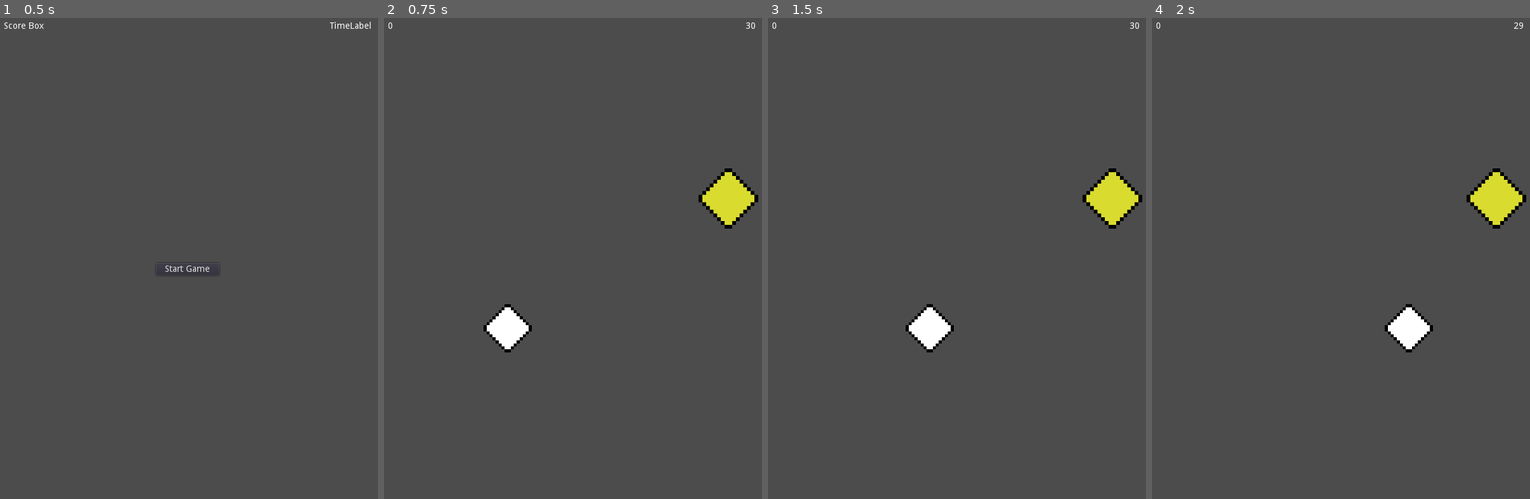
Above: before the commit, frames 1-4 (left to right).
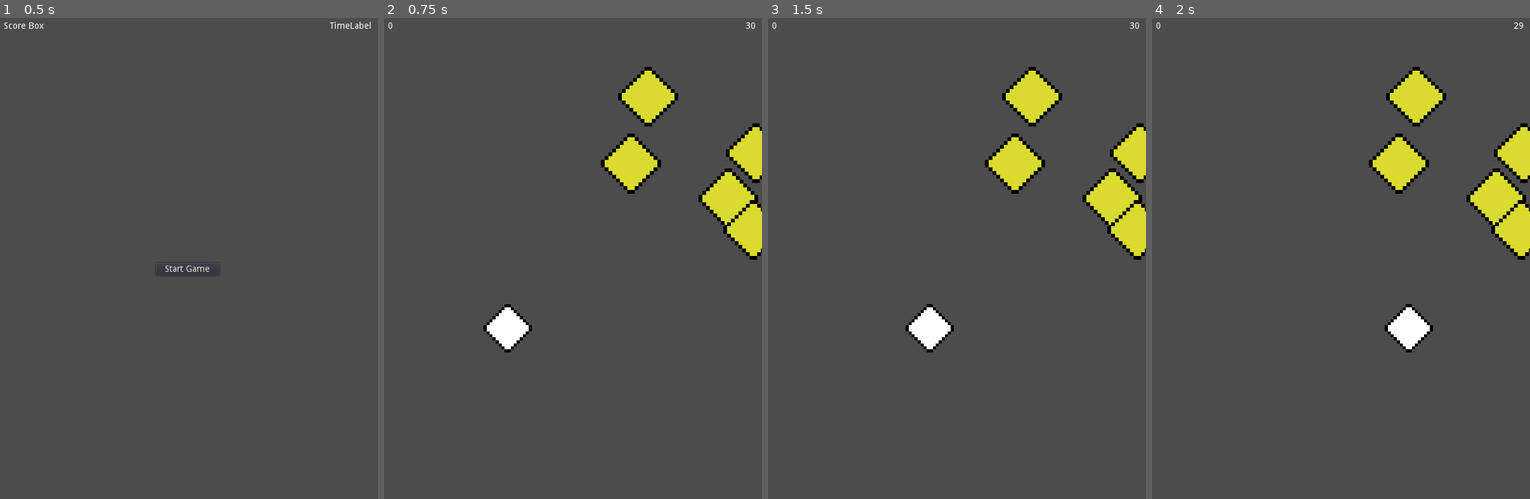
Above: after the commit, the same moments.

Repository: TateKennington/Godot-Game-Dev
Game: Godot game, scene res://Main.tscn
Two runs of this game, one before a commit and one after it. Both use one fixed random seed, a clock stepped at 60 frames per second and the inputs below.
Inputs:
- Up to frame 1 (0.5 s): no input
- Up to frame 2 (0.75 s): click "Start Game" at 0.5 s
- Up to frame 3 (1.5 s): tap Enter at 1.25 s; hold Right (ui_right) from 1.28 s (still down)
- Up to frame 4 (2 s): keep holding Right (ui_right)

Frame 1 is identical in both runs. In frame 2, 3.8% of the frame differs, in the area x 57-100%, y 10-51%; in frame 3, 3.8%; in frame 4, 3.8%.

Commit message:
Changed coin spawns, added level progression

Diff:
--- a/CoinDash/HUD.gd
+++ b/CoinDash/HUD.gd
@@ -28,7 +28,6 @@
 	emit_signal("game_start")
 	pass
 
-
 func reset():
 	$GameoverLabel.hide()
 	$StartButton.show()
--- a/CoinDash/HUD.tscn
+++ b/CoinDash/HUD.tscn
@@ -2,7 +2,7 @@
 
 [ext_resource path="res://HUD.gd" type="Script" id=1]
 
-[node name="HUD" type="CanvasLayer" index="0"]
+[node name="HUD" type="CanvasLayer"]
 
 layer = 1
 offset = Vector2( 0, 0 )
--- a/CoinDash/Main.gd
+++ b/CoinDash/Main.gd
@@ -2,18 +2,20 @@
 
 var score = 0
 var timeleft = 30
+var level = 0
 
 export (PackedScene) var coinScene
 
 func startGame():
-	score = 0;
-	timeleft = 30;
+	score = 0
+	level = 0
+	timeleft = 30
 	$HUD.startGame()
 	$HUD.updateTimer(timeleft)
 	$HUD.updateScore(score)
 	$Player.start()
 	$GameplayTimer.start()
-	spawnCoins(1)
+	spawnCoins(5)
 	pass
 
 func gameOver():
@@ -34,10 +36,13 @@
 
 func _on_Player_pickup():
 	score+=1
-	timeleft+=2
+	print($Coins.get_child_count())
+	if $Coins.get_child_count() == 1:
+		level += 1
+		spawnCoins(5+level)
+		timeleft+=5
 	$HUD.updateScore(score)
 	$HUD.updateTimer(timeleft)
-	spawnCoins(1)
 	pass
 
 func spawnCoins(num):
--- a/CoinDash/Main.tscn
+++ b/CoinDash/Main.tscn
@@ -5,7 +5,7 @@
 [ext_resource path="res://Player.tscn" type="PackedScene" id=3]
 [ext_resource path="res://HUD.tscn" type="PackedScene" id=4]
 
-[node name="Node" type="Node"]
+[node name="Node" type="Node" index="0"]
 
 script = ExtResource( 1 )
 coinScene = ExtResource( 2 )
